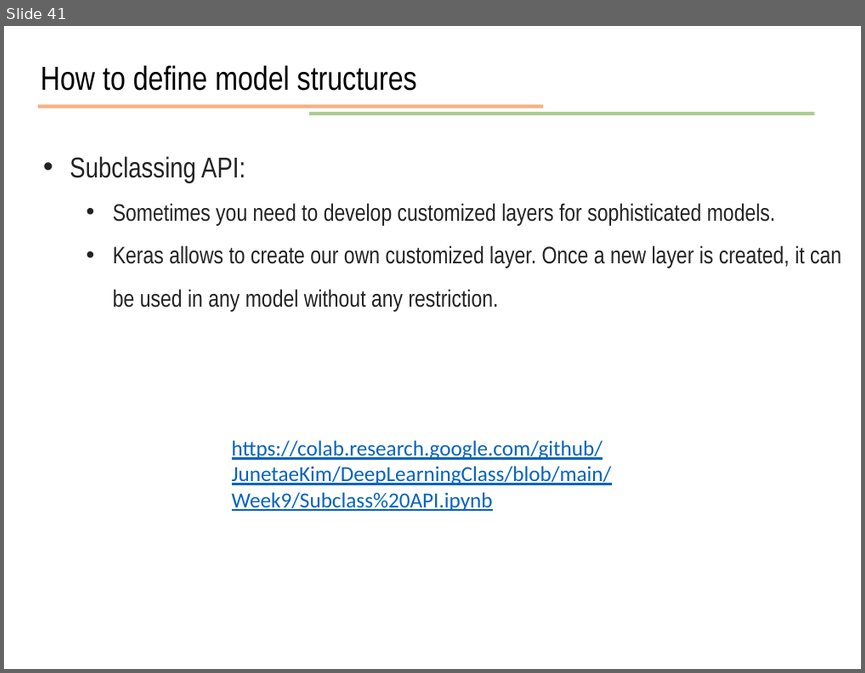
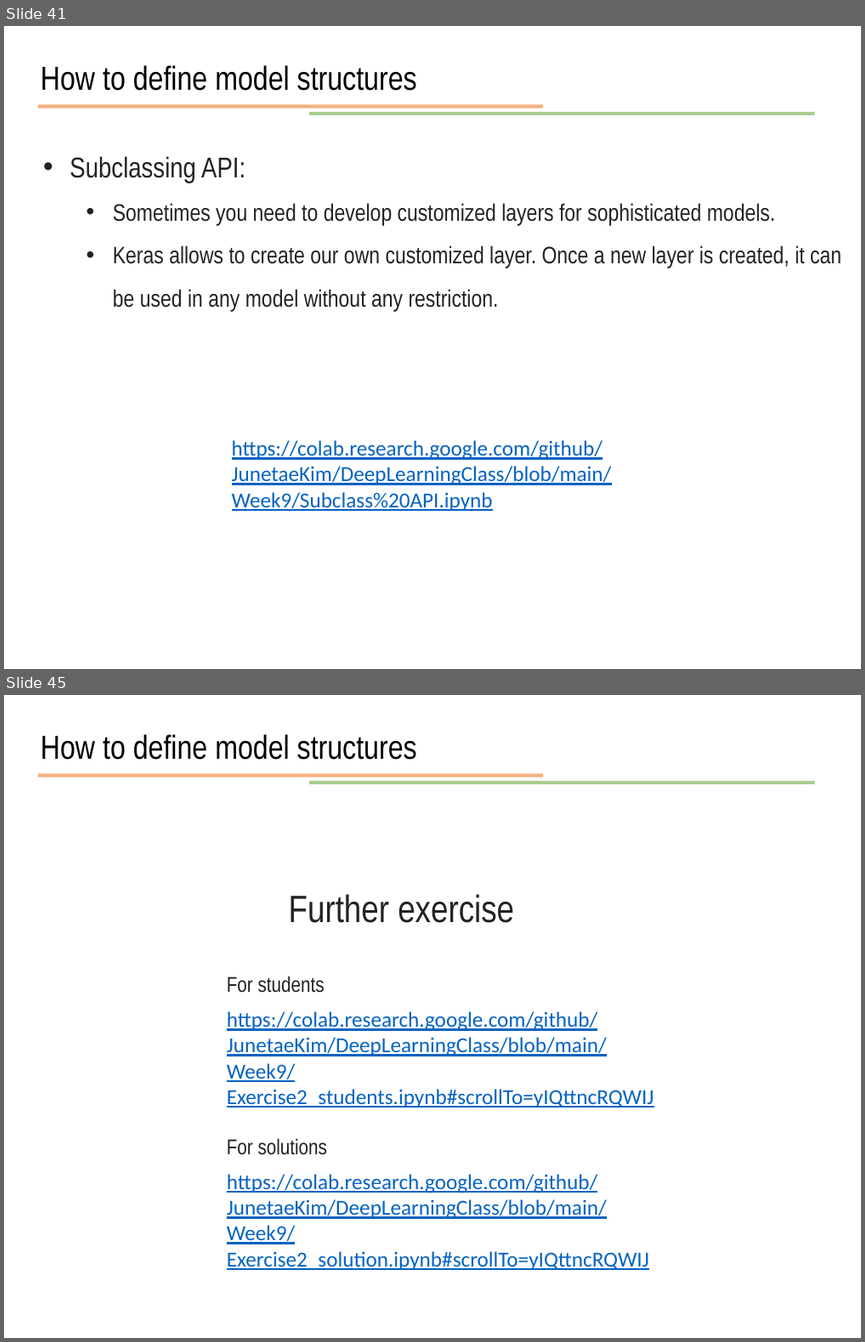
Before and after one commit to JunetaeKim/DeepLearningClass, a slide deck: Week9/week9 Introduction to tensorflow.pptx. Shown one above the other, each under a label of ours: slide 41 before the commit, slides 41 and 45 after it; the slides between them are not shown. The pictures are 865x673 and 865x1342 pixels, drawn with LibreOffice and Linux fonts; fonts in the diff are those of the drawing. Boxes give left, top, right and bottom in pixels: in the first picture for what was removed or moved away, otherwise in the second. Text is boxed around its words. In the diff, an @@ line names an element or a change of style, - is before the commit and + after.

```diff
--- a/Week9/week9 Introduction to tensorflow.pptx
+++ b/Week9/week9 Introduction to tensorflow.pptx
@@ slide 45 added at (x1=4, y1=695, x2=861, y2=1338), background #FFFFFF @@
@@ text added at (x1=41, y1=734, x2=417, y2=760), 28 pt, text #000000 @@
+How to define model structures
@@ line added from (38, 776) to (543, 776), #ED7D31 3 pt @@
@@ line added from (309, 783) to (815, 783), #70AD47 3 pt @@
@@ text added at (x1=289, y1=894, x2=514, y2=923), 32 pt, text #222222 @@
+Further exercise
@@ text added at (x1=227, y1=975, x2=324, y2=993), 18 pt, text #222222 @@
+For students
@@ text added at (x1=227, y1=1011, x2=653, y2=1107), 18 pt, text #0563C1, underline @@
+https://colab.research.google.com/github/JunetaeKim/DeepLearningClass/blob/main/Week9/Exercise2_students.ipynb#scrollTo=yIQttncRQWIJ
@@ text added at (x1=227, y1=1138, x2=327, y2=1155), 18 pt, text #222222 @@
+For solutions
@@ text added at (x1=227, y1=1174, x2=649, y2=1270), 18 pt, text #0563C1, underline @@
+https://colab.research.google.com/github/JunetaeKim/DeepLearningClass/blob/main/Week9/Exercise2_solution.ipynb#scrollTo=yIQttncRQWIJ
```
Also in this commit, not shown: 3 other slides added, 4 other files.
